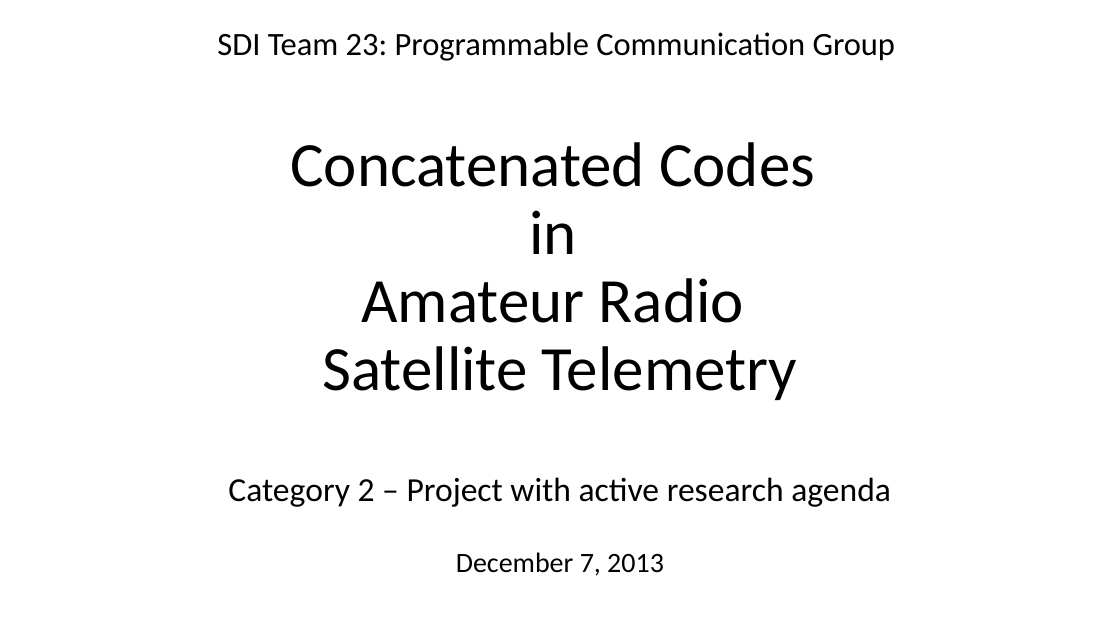
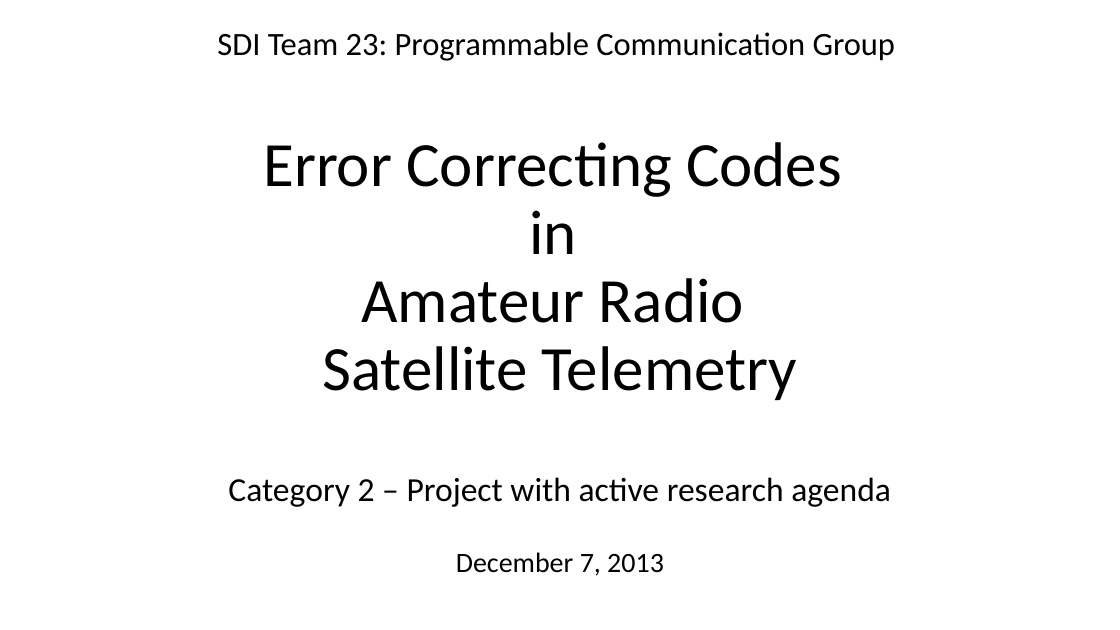
Before and after one commit to RadioInnovators/SD, a slide deck: slide 1 of Presentations/SD1/SD1_presentation.pptx. Drawn at 1120x630 pixels with LibreOffice and Linux fonts; fonts in the diff are those of the drawing. Boxes give left, top, right and bottom in pixels: in the first picture for what was removed or moved away, otherwise in the second. Text is boxed around its words. In the diff, an @@ line names an element or a change of style, - is before the commit and + after.

Commit message:
updated SD1 presentation

```diff
--- a/Presentations/SD1/SD1_presentation.pptx
+++ b/Presentations/SD1/SD1_presentation.pptx
@@ title at bbox=[217, 32, 896, 507]: text changed @@
-SDI Team 23: Programmable Communication Group
-Concatenated Codes
-in
-Amateur Radio
-Satellite Telemetry
-Category 2 – Project with active research agenda
+SDI Team 23: Programmable Communication Group
+Error Correcting Codes
+in
+Amateur Radio
+Satellite Telemetry
+Category 2 – Project with active research agenda
```
Also in this commit, not shown: 3 other slides changed, 9 slides added, 1 slide removed, 2 other files.
